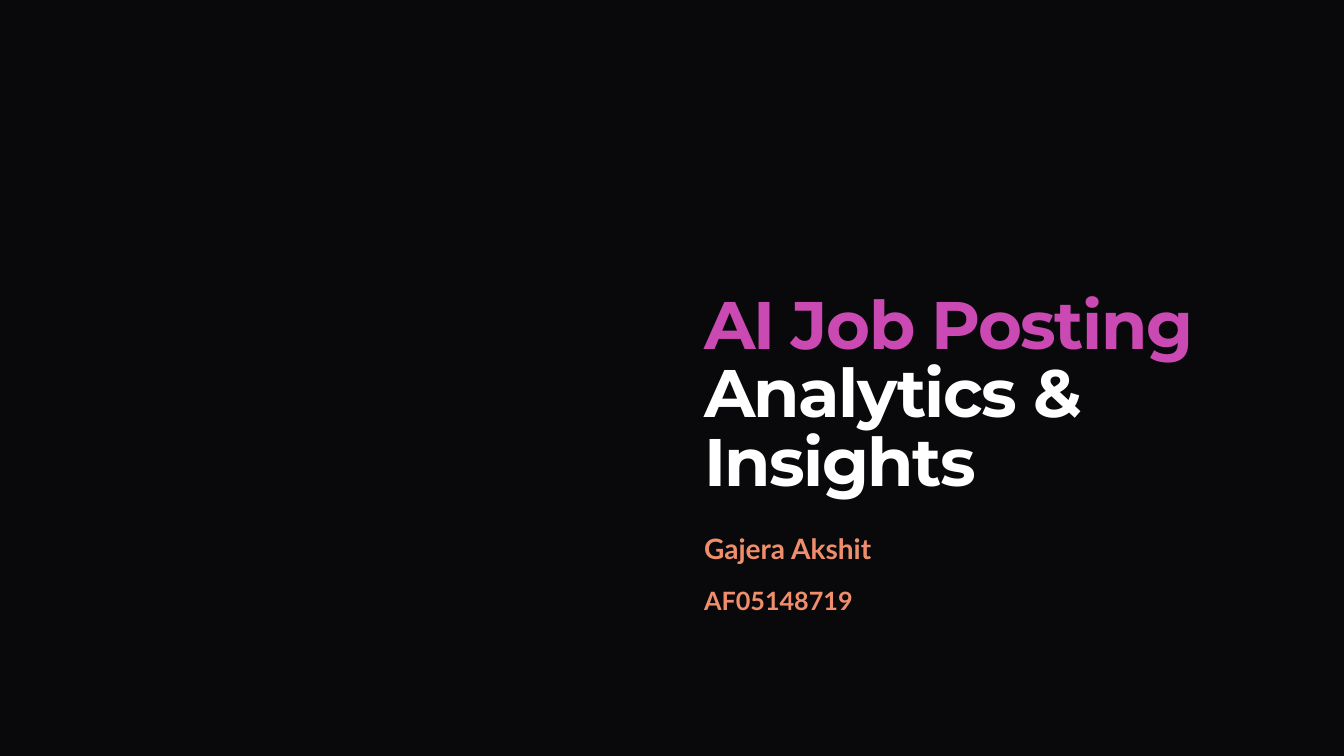
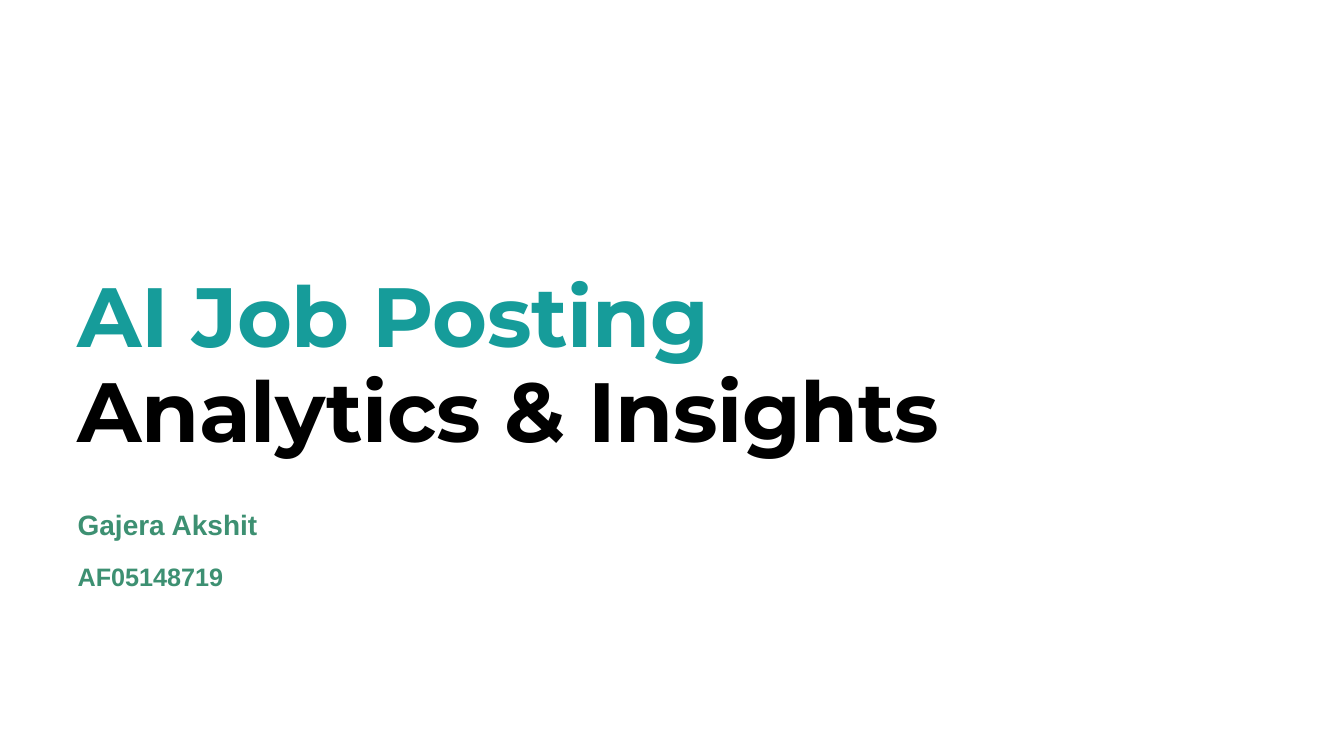
Before and after one commit to AkshitGajera/AF05148719-GajeraAkshit-AIJobPostingAnalytics-Insights, a slide deck: slide 1 of AI Job Posting Analytics & Insights.pptx. Drawn at 1344x756 pixels with LibreOffice and Linux fonts; fonts in the diff are those of the drawing; background and template pictures are left out. Boxes give left, top, right and bottom in pixels: in the first picture for what was removed or moved away, otherwise in the second. Text is boxed around its words. In the diff, an @@ line names an element or a change of style, - is before the commit and + after.

```diff
--- a/AI Job Posting Analytics & Insights.pptx
+++ b/AI Job Posting Analytics & Insights.pptx
@@ background picture (left out) to #FFFFFF @@
@@ title "AI Job Posting Analytics & ...": place and size @@
-title "AI Job Posting Analytics & ..." at bbox=[704, 296, 1193, 500]
+title "AI Job Posting Analytics & ..." at bbox=[78, 281, 938, 459]
@@ title "AI Job Posting Analytics & ..." at bbox=[78, 281, 938, 459]: size 48 to 60 pt, letter spacing -1.1 to -0.3 pt; text colour #CB49B2 to #169C9A in "AI Job Posting"; text colour #FFFFFF to #000000 in "Analytics & Insights"; line spacing 0.85 to 0.95 @@
@@ subtitle "Gajera Akshit": place and size @@
-subtitle "Gajera Akshit" at bbox=[704, 538, 871, 611]
+subtitle "Gajera Akshit" at bbox=[78, 514, 258, 587]
@@ subtitle "Gajera Akshit" at bbox=[78, 514, 258, 587]: font Lato to Arial, text colour #F08E6B to #3D9072 @@
```
Also in this commit, not shown: 3 other slides changed.
